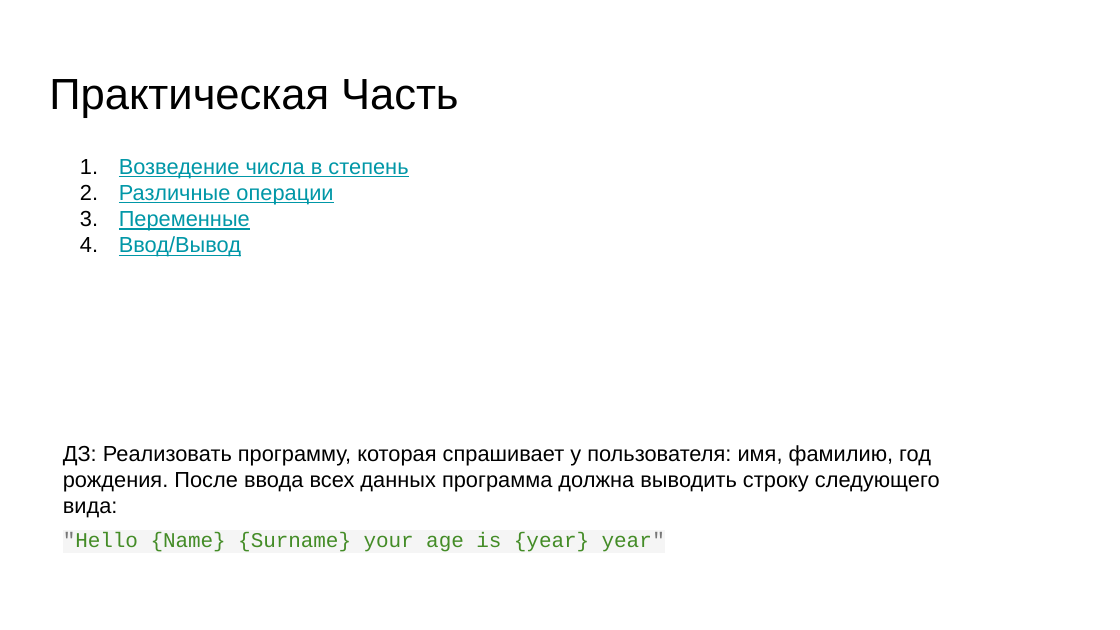
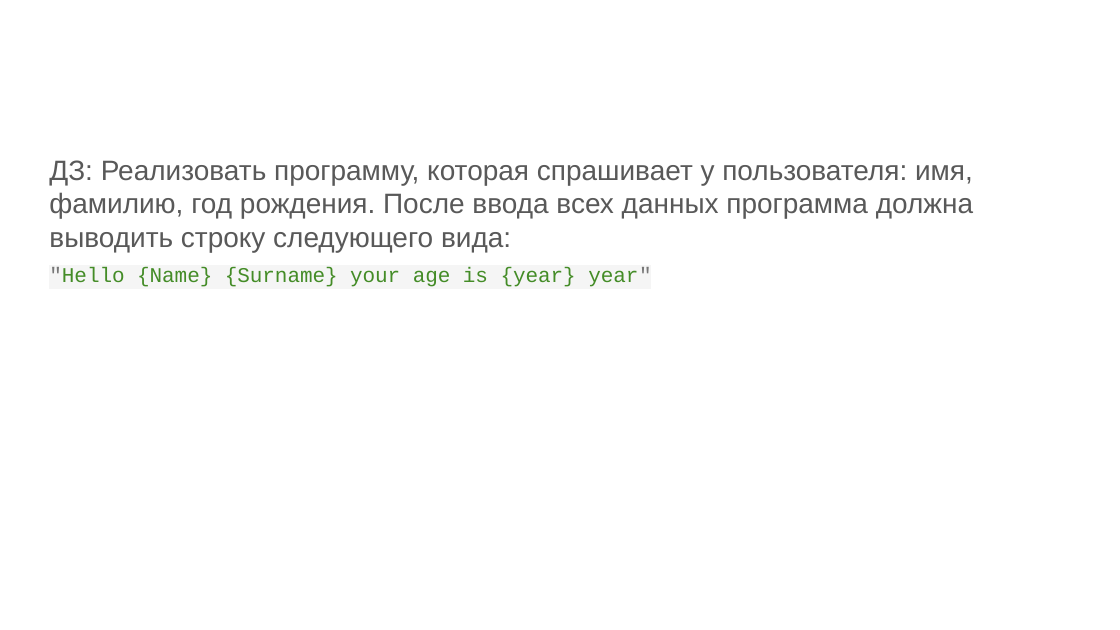
Before and after one commit to skhayrulin/python_course, a slide deck: slide 71 of lecture/Lecture2.pptx (slide 23 before the commit). Drawn at 1120x630 pixels with LibreOffice and Linux fonts; fonts in the diff are those of the drawing. Boxes give left, top, right and bottom in pixels: in the first picture for what was removed or moved away, otherwise in the second. Text is boxed around its words. In the diff, an @@ line names an element or a change of style, - is before the commit and + after.

```diff
--- a/lecture/Lecture2.pptx
+++ b/lecture/Lecture2.pptx
@@ title removed at [49,79,458,118] @@
-Практическая Часть
@@ text "ДЗ: Реализовать программу, которая спрашивает ...": place and size @@
-text "ДЗ: Реализовать программу, которая спрашивает ..." at [63,445,940,552]
+text "ДЗ: Реализовать программу, которая спрашивает ..." at [49,160,973,287]
@@ text at [49,160,973,252]: size 14 to 18 pt, text colour #000000 to #595959 in "ДЗ: Реализовать программу, которая спрашивает у пользователя ..." @@
@@ text removed at [119,159,408,257] @@
-1. Возведение числа в степень
-2. Различные операции
-3. Переменные
-4. Ввод/Вывод
```
Also in this commit, not shown: 9 other slides changed, 50 slides added, 2 slides removed, 1 other file.
